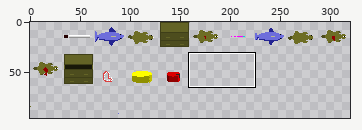
Edited in one commit: sprite sheet (src/images/sprites.png). Above, an overview of the earlier version with the close-up marked.
Close-up. Before the commit:
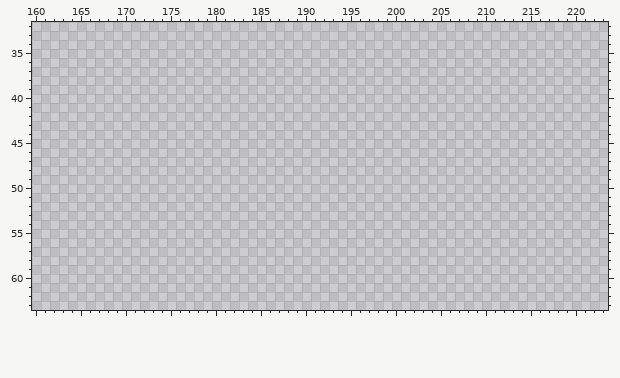
The file is 320x320 pixels. Colours within 5 levels of each other are drawn and written as one. Shown: x 160..223, y 32..63. The wide view leaves out empty margins.
Now the later version:
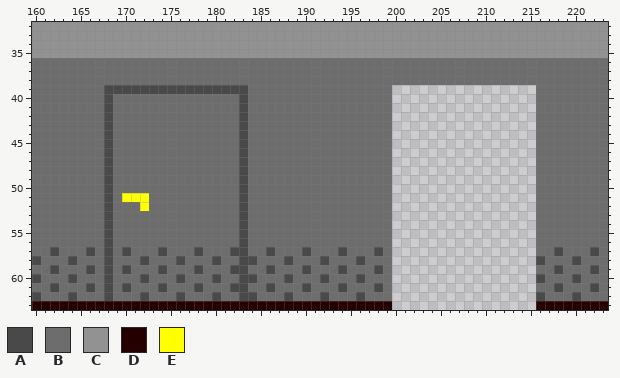
Palette (. is transparent): A #494949  B #6d6d6d  C #929292  D #240000  E #ffff00
The exact change:
y 32..35: x 160..223 ................................................................ -> CCCCCCCCCCCCCCCCCCCCCCCCCCCCCCCCCCCCCCCCCCCCCCCCCCCCCCCCCCCCCCCC
y 36..38: x 160..223 ................................................................ -> BBBBBBBBBBBBBBBBBBBBBBBBBBBBBBBBBBBBBBBBBBBBBBBBBBBBBBBBBBBBBBBB
y 39: x 160..199 ........................................ -> BBBBBBBBAAAAAAAAAAAAAAAABBBBBBBBBBBBBBBB; x 216..223 ........ -> BBBBBBBB
y 40..50: x 160..199 ........................................ -> BBBBBBBBABBBBBBBBBBBBBBABBBBBBBBBBBBBBBB; x 216..223 ........ -> BBBBBBBB
y 51: x 160..199 ........................................ -> BBBBBBBBABEEEBBBBBBBBBBABBBBBBBBBBBBBBBB; x 216..223 ........ -> BBBBBBBB
y 52: x 160..199 ........................................ -> BBBBBBBBABBBEBBBBBBBBBBABBBBBBBBBBBBBBBB; x 216..223 ........ -> BBBBBBBB
y 53..56: x 160..199 ........................................ -> BBBBBBBBABBBBBBBBBBBBBBABBBBBBBBBBBBBBBB; x 216..223 ........ -> BBBBBBBB
y 57: x 160..199 ........................................ -> BBABBBABABABBBABBBABBBAABBABBBABBBABBBAB; x 216..223 ........ -> BBABBBAB
y 58: x 160..199 ........................................ -> ABBBABBBABBBABBBABBBABBAABBBABBBABBBABBB; x 216..223 ........ -> ABBBABBB
y 59: x 160..199 ........................................ -> BBABBBABABABBBABBBABBBAABBABBBABBBABBBAB; x 216..223 ........ -> BBABBBAB
y 60: x 160..199 ........................................ -> ABBBABBBABBBABBBABBBABBAABBBABBBABBBABBB; x 216..223 ........ -> ABBBABBB
y 61: x 160..199 ........................................ -> BBABBBABABABBBABBBABBBAABBABBBABBBABBBAB; x 216..223 ........ -> BBABBBAB
y 62: x 160..199 ........................................ -> ABBBABBBABBBABBBABBBABBAABBBABBBABBBABBB; x 216..223 ........ -> ABBBABBB
y 63: x 160..199 ........................................ -> DDDDDDDDDDDDDDDDDDDDDDDDDDDDDDDDDDDDDDDD; x 216..223 ........ -> DDDDDDDD
Where, in picture pixels (left, top, right, bottom), the same in both close-ups:
added: (32, 22, 608, 310)
